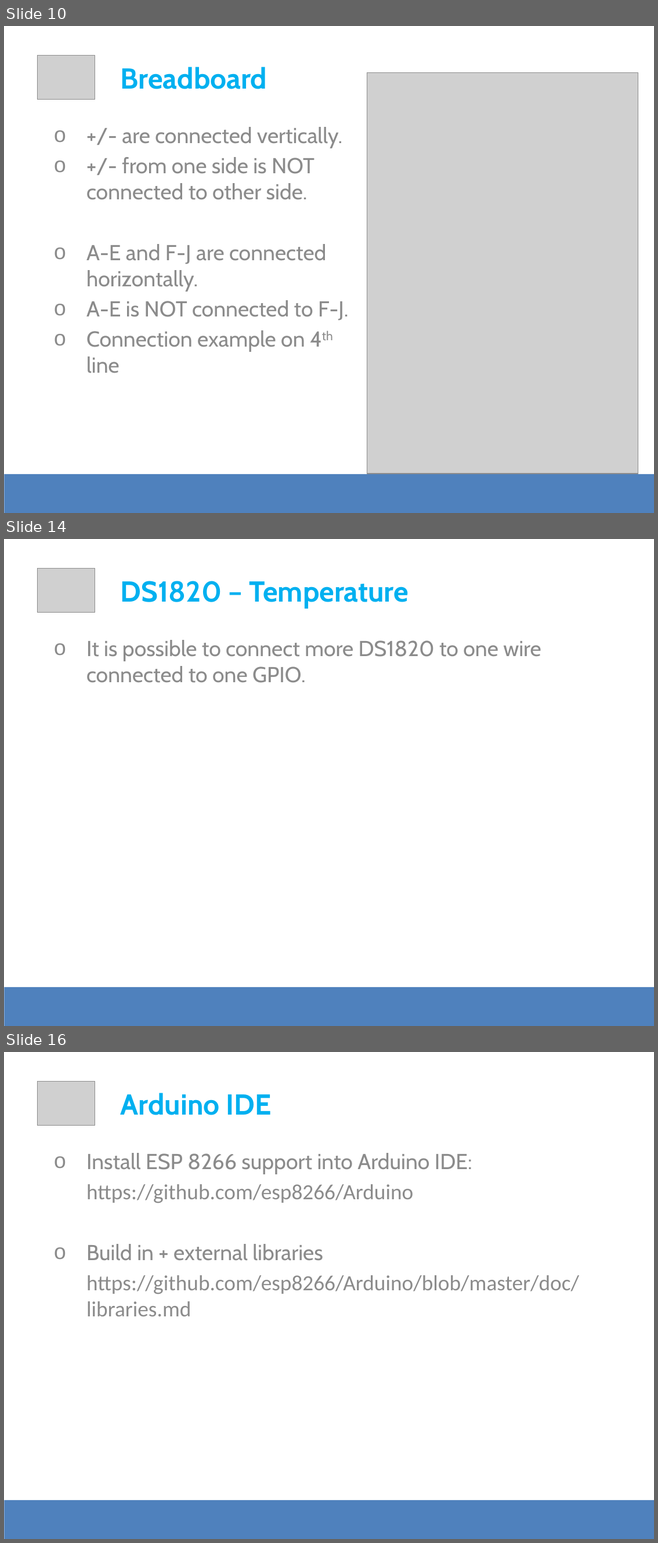
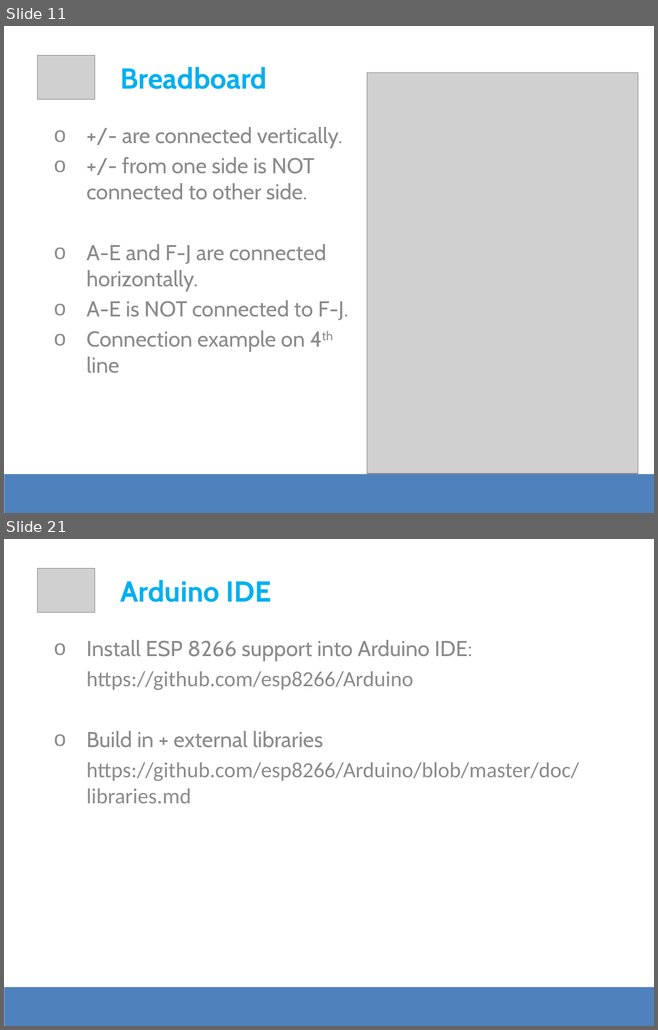
Before and after one commit to apolo-11/es-workshop-esp8266, a slide deck: DevSession - ESP8266.pptx. Shown one above the other, each under a label of ours: slides 10, 14 and 16 before the commit, slides 11 and 21 after it; the slides between them are not shown. The pictures are 658x1543 and 658x1030 pixels, drawn with LibreOffice and Linux fonts; fonts in the diff are those of the drawing; grey boxes stand for pictures. Boxes give left, top, right and bottom in pixels: in the first picture for what was removed or moved away, otherwise in the second. Text is boxed around its words. In the diff, an @@ line names an element or a change of style, - is before the commit and + after.

```diff
--- a/DevSession - ESP8266.pptx
+++ b/DevSession - ESP8266.pptx
@@ slide 14 removed at box(4, 539, 654, 1026), background #FFFFFF @@
@@ picture removed at box(37, 568, 95, 613) @@
@@ text removed at box(121, 581, 408, 607) @@
-DS1820 – Temperature
@@ text removed at box(86, 640, 541, 683) @@
-o It is possible to connect more DS1820 to one wire connected to one GPIO.
@@ rectangle removed at box(4, 987, 654, 1026) @@
@@ what was slide 10 is now slide 11 @@
@@ what was slide 16 is now slide 21 @@
```
Also in this commit, not shown: 3 slides changed, 10 slides added, 3 other slides removed, 3 other files.
